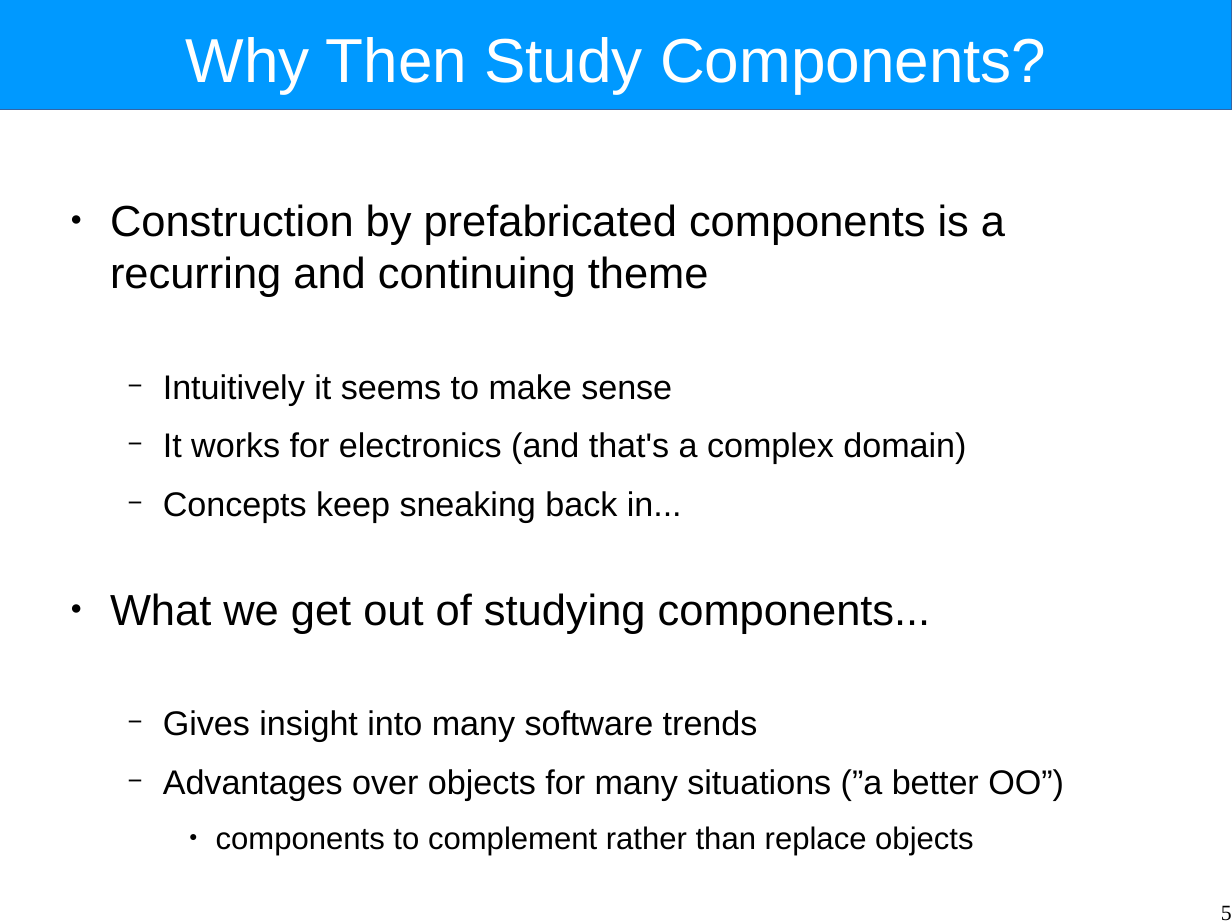
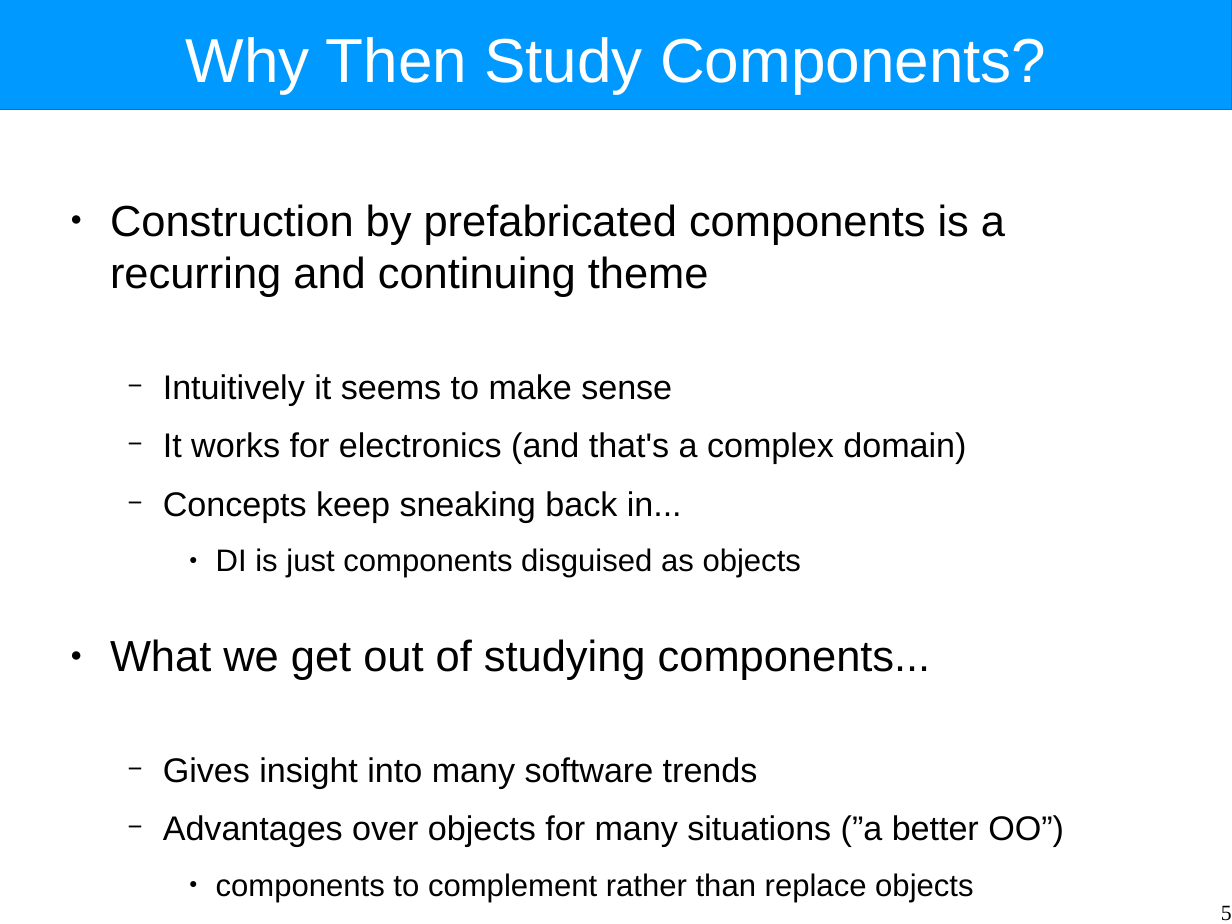
Before and after one commit to Intrinsarc/intrinsarc-evolve, a slide deck: slide 5 of Academic Work/lectures/components.odp. Drawn at 1232x924 pixels with LibreOffice and Linux fonts; fonts in the diff are those of the drawing. Boxes give left, top, right and bottom in pixels: in the first picture for what was removed or moved away, otherwise in the second. Text is boxed around its words. In the diff, an @@ line names an element or a change of style, - is before the commit and + after.

```diff
--- a/Academic Work/lectures/components.odp
+++ b/Academic Work/lectures/components.odp
@@ text at bbox=[216, 548, 801, 578]: paragraph added @@
+    ● DI is just components disguised as objects
```
Also in this commit, not shown: 12 other slides changed, 25 slides added, 9 slides removed, 3 other files.
